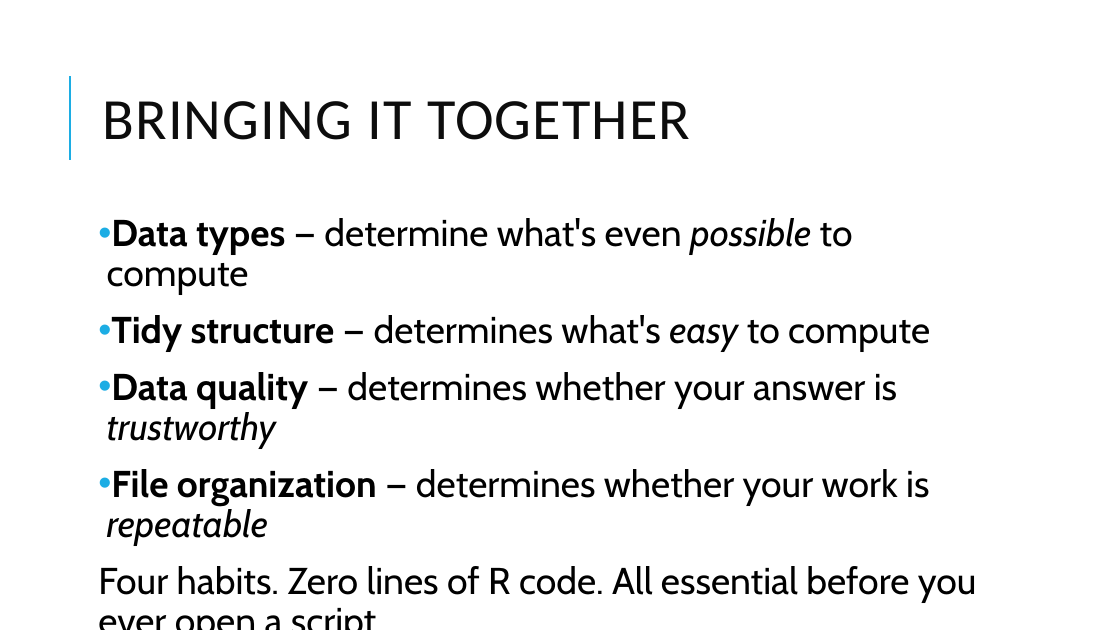
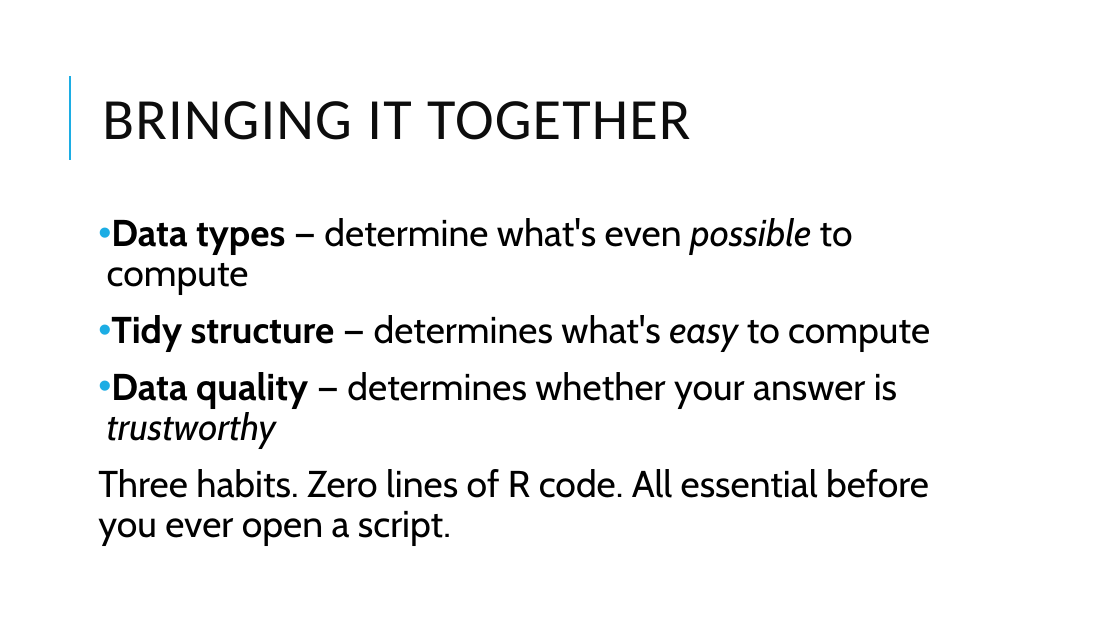
Before and after one commit to pcmathias/MSACL-data-literacy, a slide deck: slide 43 of updates_2026/presentations/module_1_slides.pptx (slide 26 before the commit). Drawn at 1120x630 pixels with LibreOffice and Linux fonts; fonts in the diff are those of the drawing. Boxes give left, top, right and bottom in pixels: in the first picture for what was removed or moved away, otherwise in the second. Text is boxed around its words. In the diff, an @@ line names an element or a change of style, - is before the commit and + after.

```diff
--- a/updates_2026/presentations/module_1_slides.pptx
+++ b/updates_2026/presentations/module_1_slides.pptx
@@ text at (98,469,929,546): text changed @@
-• File organization — determines whether your work is repeatable
-Four habits. Zero lines of R code. All essential before you ever open a script.
+Three habits. Zero lines of R code. All essential before you ever open a script.
```
Also in this commit, not shown: 16 other slides changed, 21 slides added, 3 slides removed, 4 other files.
